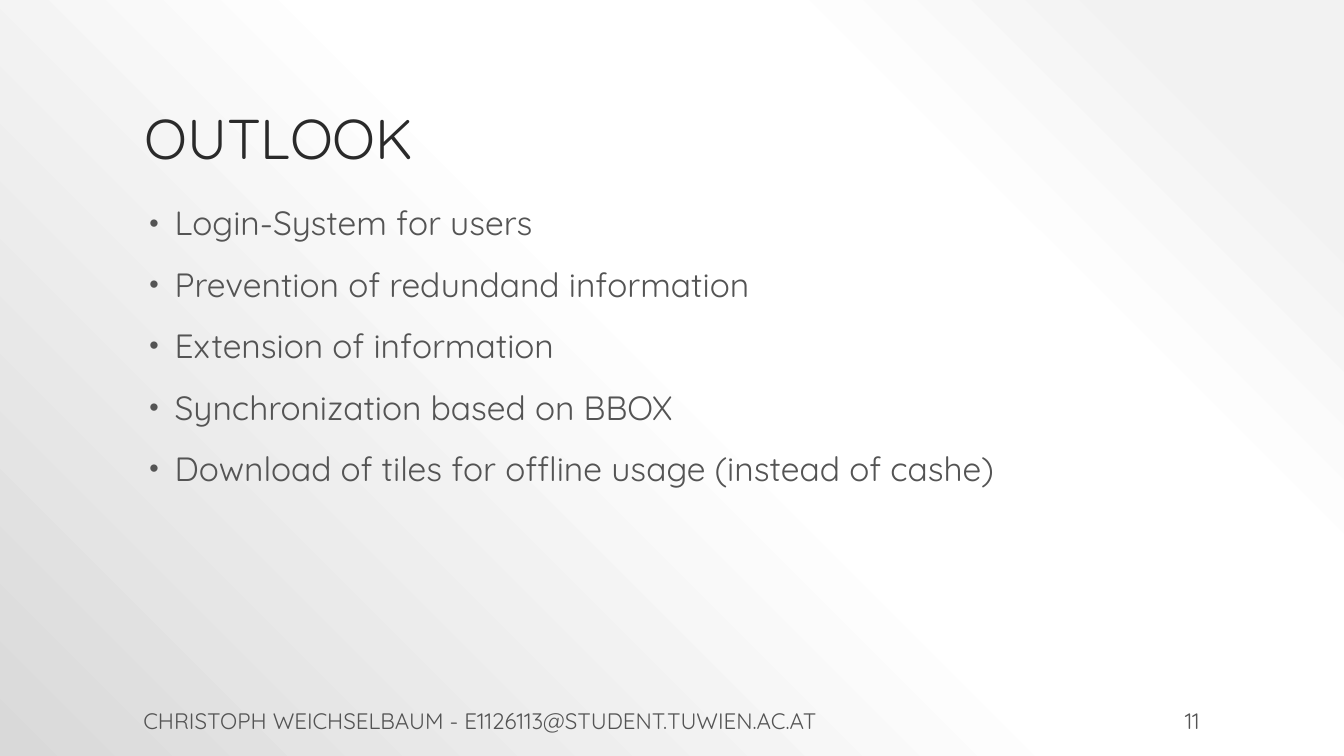
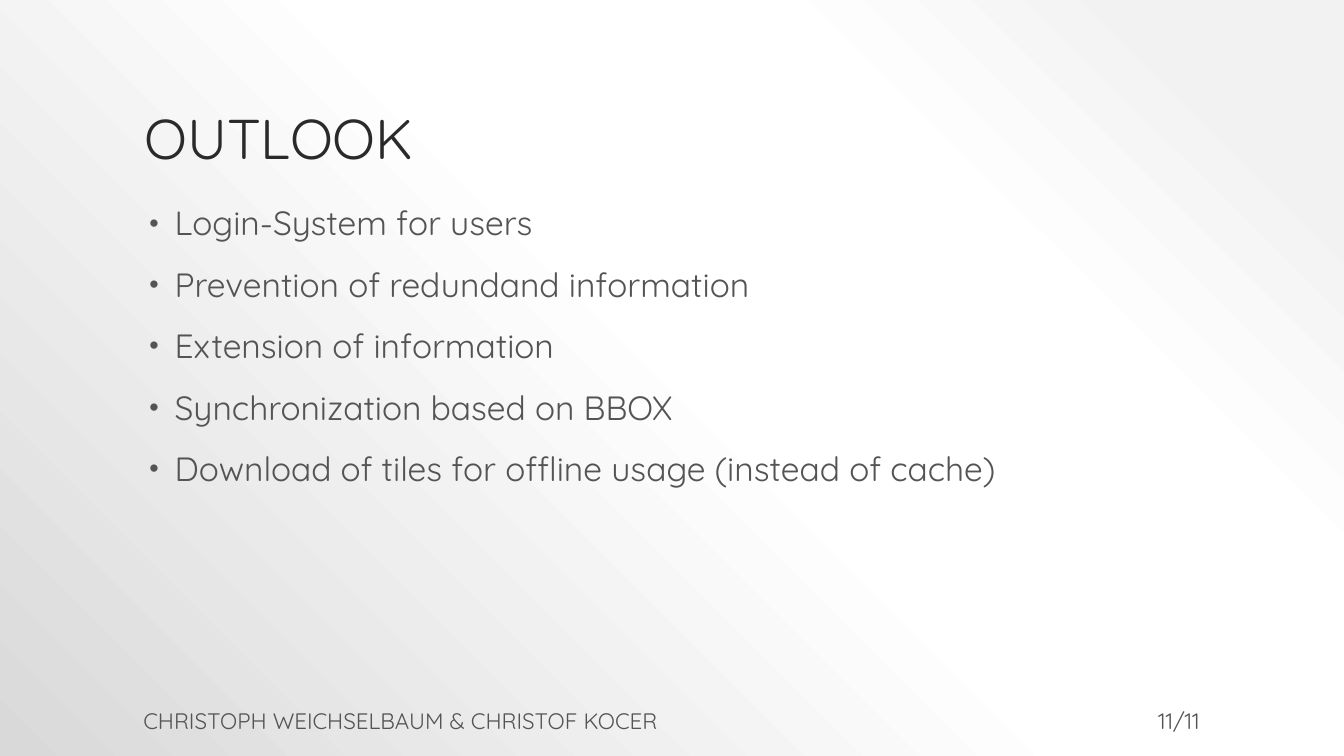
Before and after one commit to ChriWe/MobileGIS, a slide deck: slide 11 of docs/mobilegis_sighted.pptx. Drawn at 1344x756 pixels with LibreOffice and Linux fonts; fonts in the diff are those of the drawing. Boxes give left, top, right and bottom in pixels: in the first picture for what was removed or moved away, otherwise in the second. Text is boxed around its words. In the diff, an @@ line names an element or a change of style, - is before the commit and + after.

```diff
--- a/docs/mobilegis_sighted.pptx
+++ b/docs/mobilegis_sighted.pptx
@@ text at (175, 456, 995, 488): text changed @@
-• Download of tiles for offline usage (instead of cashe)
+• Download of tiles for offline usage (instead of cache)
@@ text at (143, 713, 658, 729): text changed @@
-CHRISTOPH WEICHSELBAUM - E1126113@STUDENT.TUWIEN.AC.AT
+CHRISTOPH WEICHSELBAUM & CHRISTOF KOCER
@@ page number at (1158, 711, 1199, 732): text changed @@
-11
+11/11
```
Also in this commit, not shown: 7 other slides changed.
